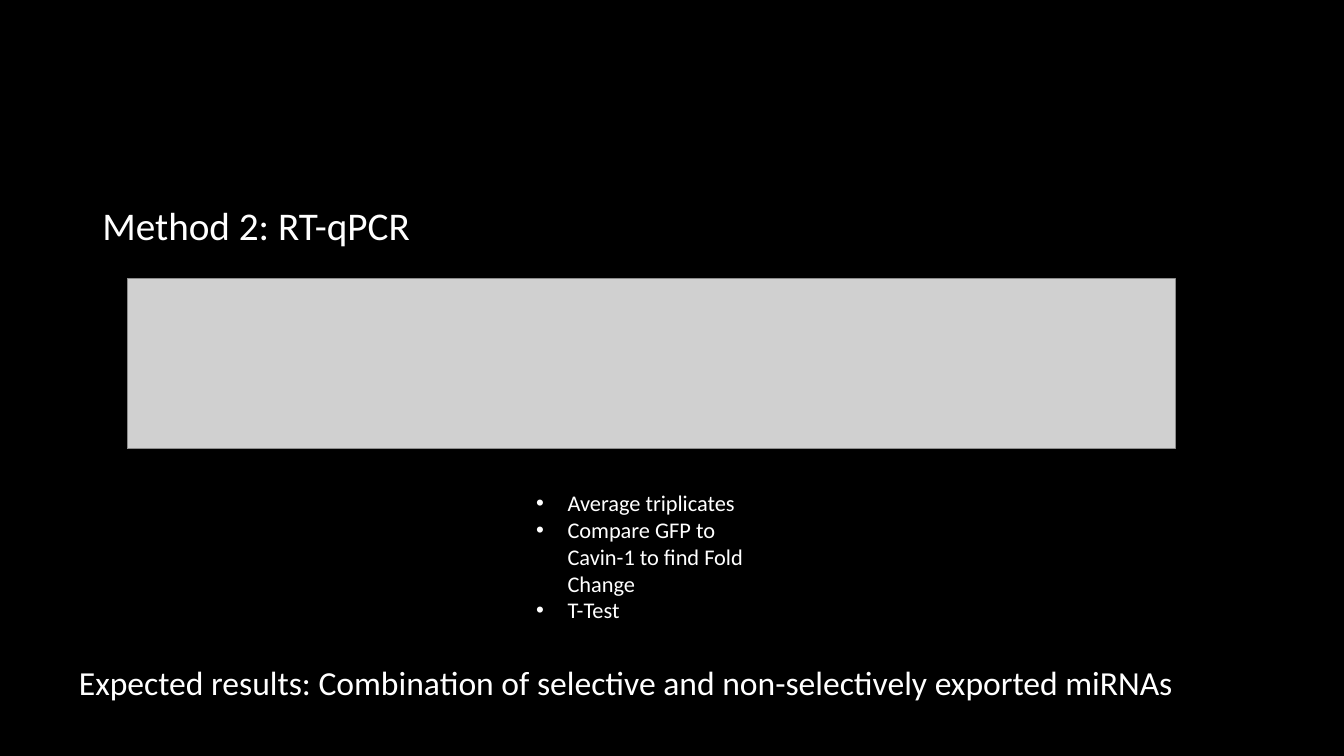
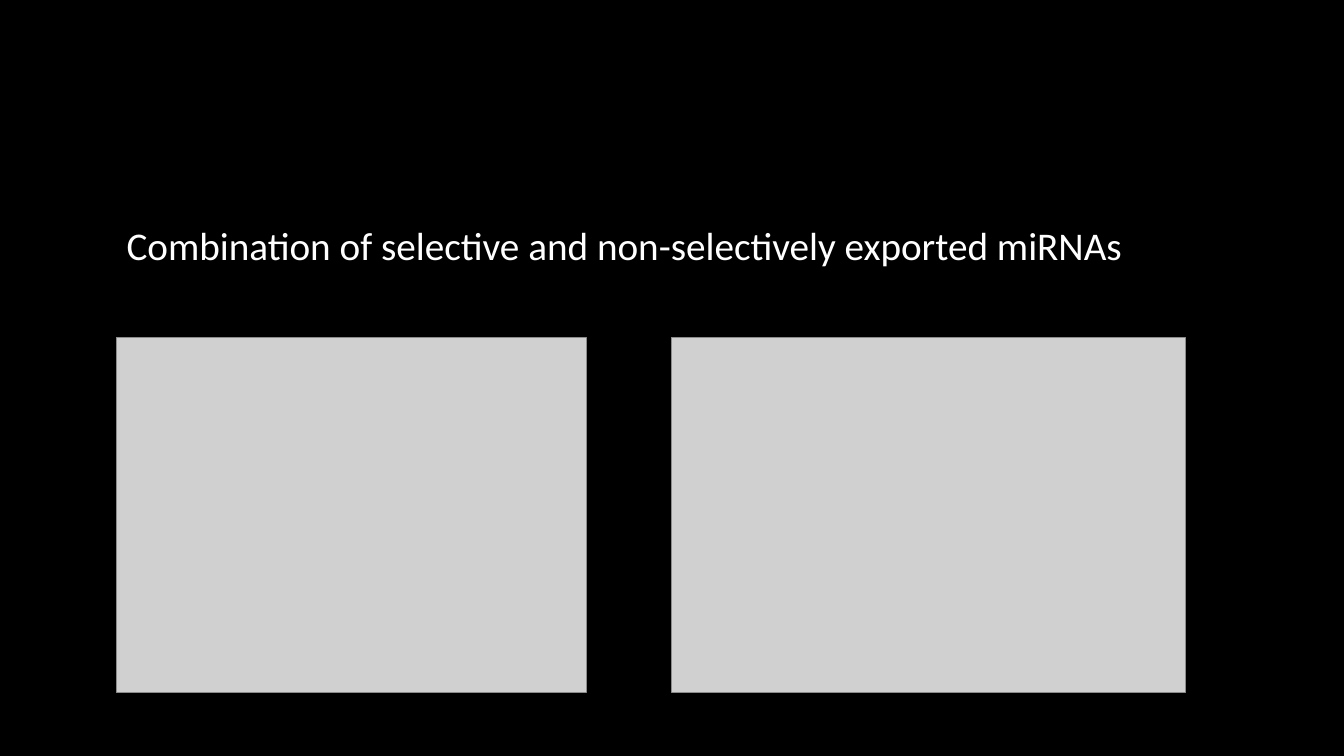
Before and after one commit to HarleyRobinson/Honours2, a slide deck: slide 10 of BackgroundInfo/Selective export of microRNA via extracellular vesicles (2).pptx. Drawn at 1344x756 pixels with LibreOffice and Linux fonts; fonts in the diff are those of the drawing; grey boxes stand for pictures; background and template pictures are left out. Boxes give left, top, right and bottom in pixels: in the first picture for what was removed or moved away, otherwise in the second. Text is boxed around its words. In the diff, an @@ line names an element or a change of style, - is before the commit and + after.

```diff
--- a/BackgroundInfo/Selective export of microRNA via extracellular vesicles (2).pptx
+++ b/BackgroundInfo/Selective export of microRNA via extracellular vesicles (2).pptx
@@ text removed at (102, 212, 410, 247) @@
-Method 2: RT-qPCR
@@ text at (127, 232, 1122, 267): text changed; size 24 to 28 pt @@
-Expected results: Combination of selective and non-selectively exported miRNAs
+Combination of selective and non-selectively exported miRNAs
@@ picture removed at (127, 279, 1176, 450) @@
@@ picture added at (117, 338, 587, 693) @@
@@ picture added at (673, 338, 1187, 693) @@
@@ text removed at (568, 495, 743, 618) @@
-• Average triplicates
-• Compare GFP to Cavin-1 to find Fold Change
-• T-Test
```
Also in this commit, not shown: 12 other slides changed, 3 other files.
